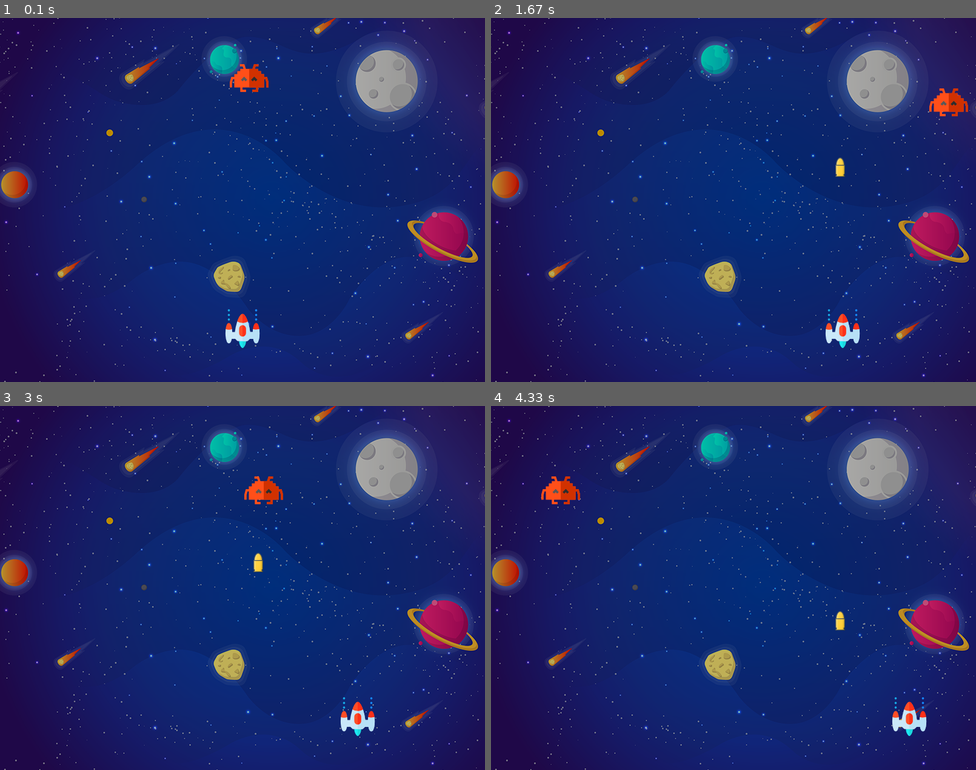
Above: before the commit, frames 1-4 (two rows, left to right).
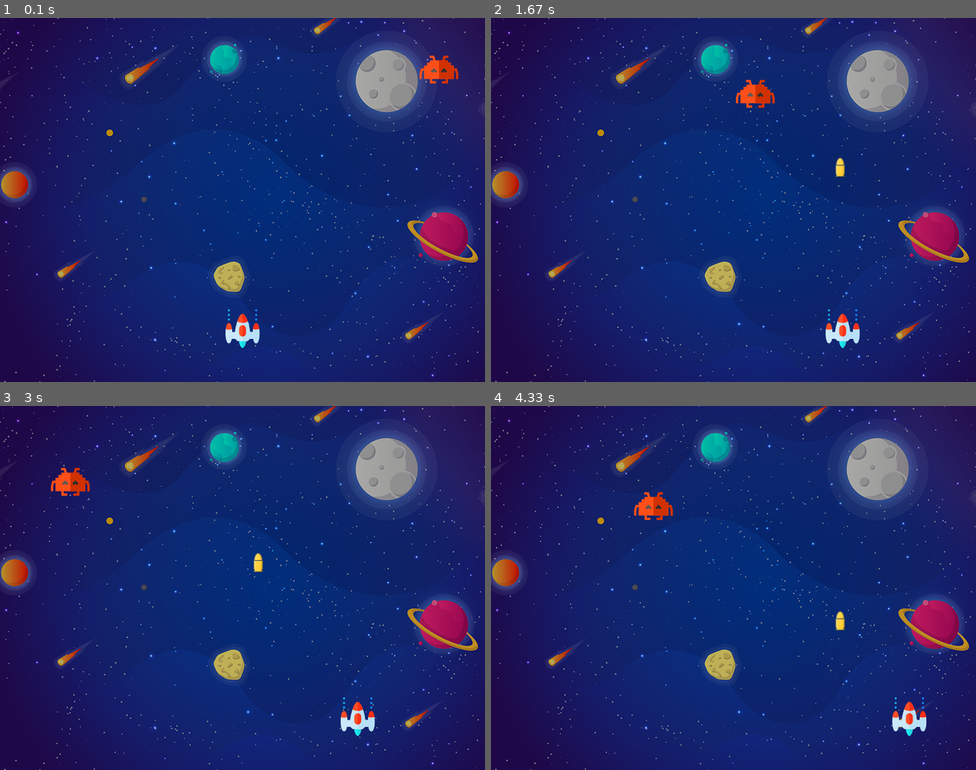
Above: after the commit, the same moments.

Repository: brccabral/Python_Pygame_SpaceInvaders
Game: pygame game, started from main.py
The game is run twice, just before and just after one commit, with the same random seed, the same clock (stepped at 60 frames per second) and the same inputs.
Inputs:
- Up to frame 1 (0.1 s): no input
- Up to frame 2 (1.67 s): hold Right 0.33-0.8 s; hold Right 0.83-1.3 s; tap Space at 0.9, 1.2, 1.4 s; hold Left from 1.33 s (still down)
- Up to frame 3 (3 s): tap Space at 1.7, 1.97, 2.27, 2.4, 2.7 s; release Left at 1.87 s; hold Left 1.9-2.3 s; hold Right 2.33-2.97 s
- Up to frame 4 (4.33 s): hold Left 3-3.47 s; tap Space at 3.07, 3.37, 3.57, 3.87, 4.07 s; hold Right 3.5-3.97 s; hold Right from 4 s (still down)

The runs differ from the first frame. In frame 1, 0.8% of the frame differs, in the area x 47-95%, y 10-21%; in frame 2, 0.8%, in the area x 50-99%, y 17-27%; in frame 3, 0.8%; in frame 4, 0.8%.

Commit message:
reset enemy when shot

Diff:
--- a/main.py
+++ b/main.py
@@ -47,9 +47,11 @@
     return distance < 27
 
 # Enemy
+def enemy_position():
+    return random.randint(0,SCREEN_WIDTH-enemyImg.get_width()), random.randint(0, 150)
+
 enemyImg = pygame.image.load("assets/enemy.png")
-enemyX = random.randint(0,SCREEN_WIDTH-enemyImg.get_width())
-enemyY = random.randint(0, 150)
+enemyX, enemyY = enemy_position()
 enemyX_speed = 4
 enemyX_change = 0
 while enemyX_change==0:
@@ -104,6 +106,7 @@
             bullet_state = "ready"
             score += 1
             print(score)
+            enemyX, enemyY = enemy_position()
     if bulletY <= 0:
         bulletY = playerY+10
         bullet_state = "ready"
